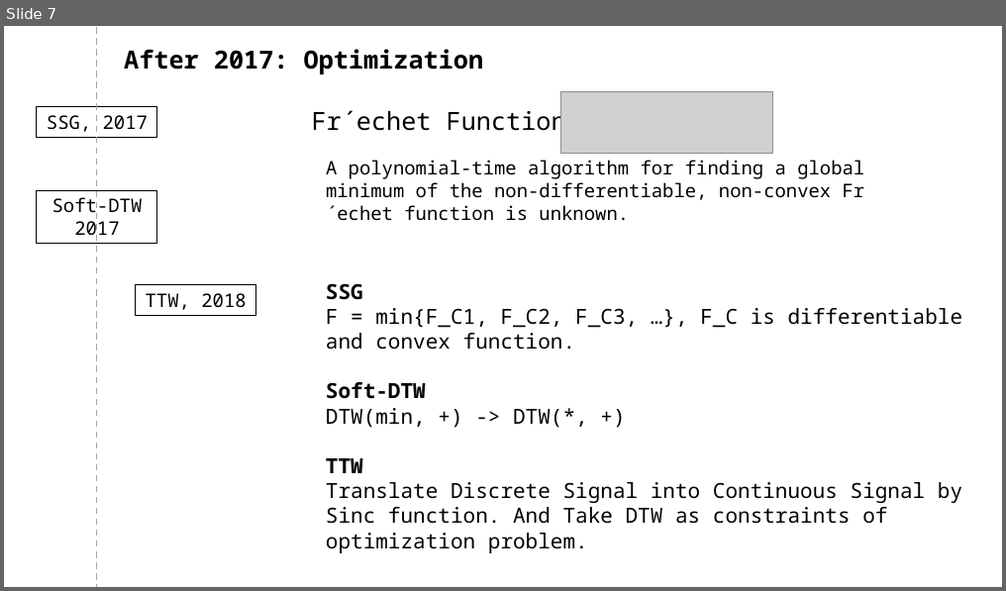
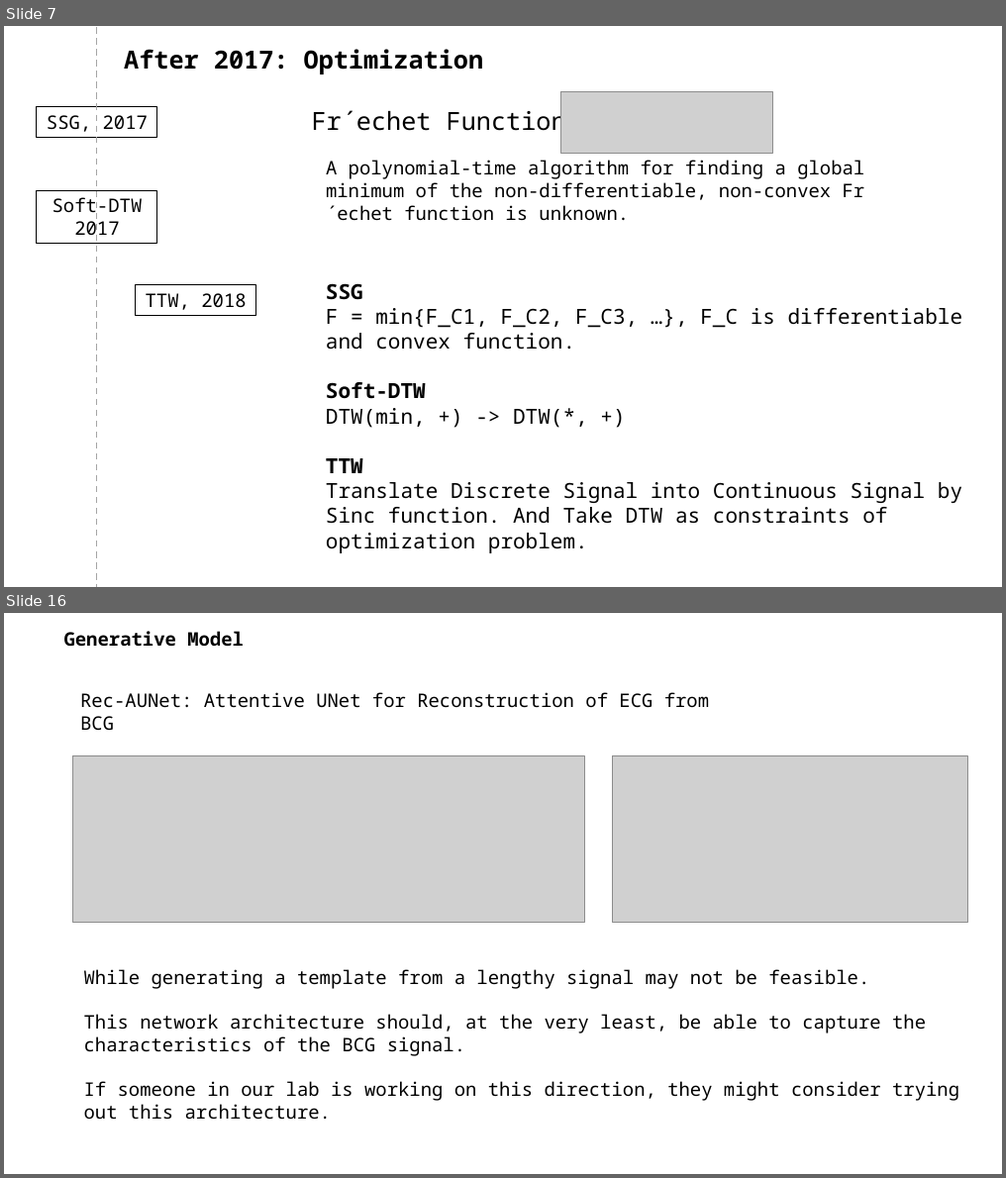
Before and after one commit to A-Big-Tortoise/Presentation, a slide deck: Presentation_1120_JiayuChen.pptx. Shown one above the other, each under a label of ours: slide 7 before the commit, slides 7 and 16 after it; the slides between them are not shown. The pictures are 1006x591 and 1006x1178 pixels, drawn with LibreOffice and Linux fonts; fonts in the diff are those of the drawing; grey boxes stand for pictures. Boxes give left, top, right and bottom in pixels: in the first picture for what was removed or moved away, otherwise in the second. Text is boxed around its words. In the diff, an @@ line names an element or a change of style, - is before the commit and + after.

```diff
--- a/Presentation_1120_JiayuChen.pptx
+++ b/Presentation_1120_JiayuChen.pptx
@@ slide 16 added at <box>4,613,1002,1174</box>, background #FFFFFF @@
@@ text added at <box>64,631,244,647</box>, 18 pt, text #000000, bold @@
+Generative Model
@@ text added at <box>80,692,709,708</box>, 18 pt, text #000000 @@
+Rec-AUNet: Attentive UNet for Reconstruction of ECG from BCG
@@ picture added at <box>73,756,584,923</box> @@
@@ picture added at <box>613,756,967,923</box> @@
@@ text added at <box>84,969,959,1120</box>, 18 pt, text #000000 @@
+While generating a template from a lengthy signal may not be feasible.
+This network architecture should, at the very least, be able to capture the characteristics of the BCG signal.
+If someone in our lab is working on this direction, they might consider trying out this architecture.
```
Also in this commit, not shown: 6 slides changed, 4 other slides added, 2 slides removed.
